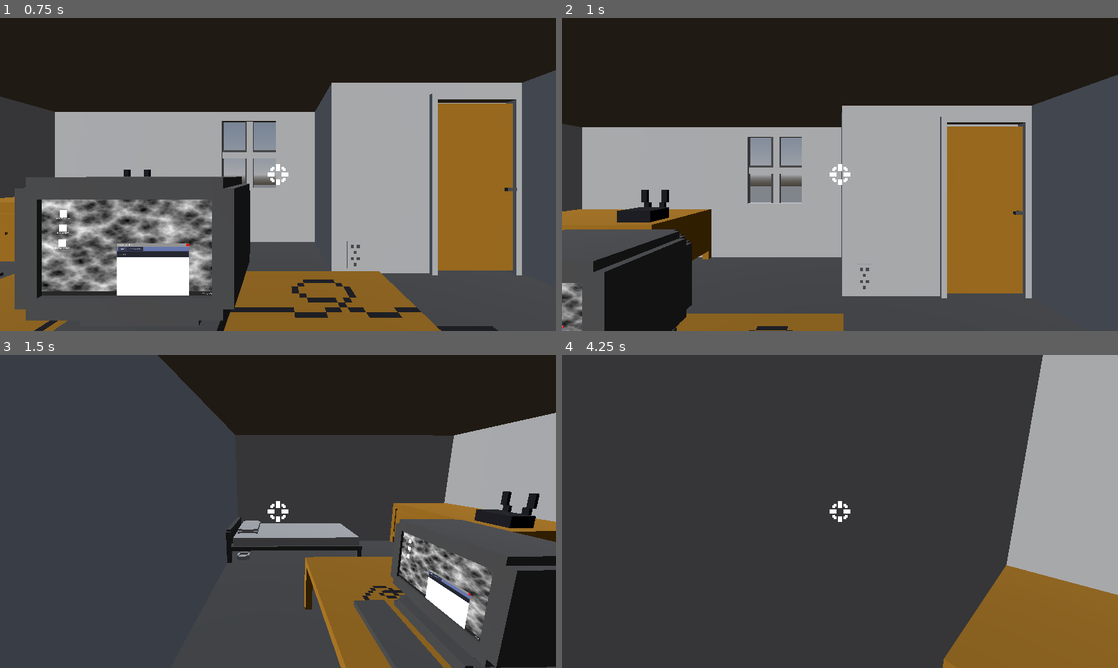
Above: before the commit, frames 1-4 (two rows, left to right).
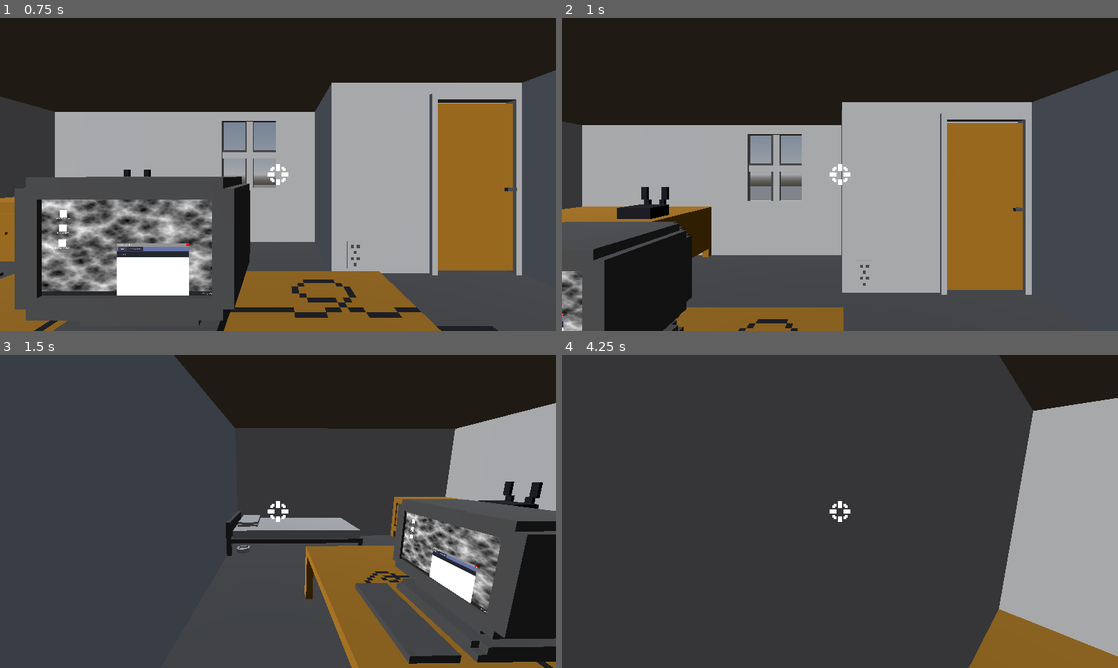
Above: after the commit, the same moments.

Repository: maxwaldman8/gmtk-2026
Game: Godot game, scene res://scenes/room.tscn
Two runs of this game, one before a commit and one after it. Both use one fixed random seed, a clock stepped at 60 frames per second and the inputs below.
Inputs (mouse positions are in pixels of both pictures, inside the frame that each line leads up to):
- Up to frame 1 (0.75 s): tap Enter at 0.5 s; move the mouse to (400, 158) at 0.52 s; press the mouse at (400, 158) at 0.53 s; hold D (right) from 0.53 s (still down)
- Up to frame 2 (1 s): keep holding D (right); tap Space (jump) at 0.77 s
- Up to frame 3 (1.5 s): move the mouse to (250, 511) at 1.27 s; release D (right) at 1.28 s; release the mouse at (250, 511) at 1.28 s; hold W (forward) from 1.28 s (still down); tap Shift (sprint) at 1.35 s
- Up to frame 4 (4.25 s): keep holding W (forward); tap Space (jump) at 1.52, 3.02, 3.77 s; move the mouse to (851, 505) at 2.02 s; press the mouse at (851, 505) at 2.03 s; move the mouse to (834, 517) at 2.77 s; release the mouse at (834, 517) at 2.78 s; tap Shift (sprint) at 2.85 s; move the mouse to (878, 514) at 3.52 s; press the mouse at (878, 514) at 3.53 s

Frame 1 is identical in both runs. In frame 2, 5.3% of the frame differs, in the area x 0-100%, y 16-100%; in frame 3, 14%, in the area x 28-100%, y 0-100%; in frame 4, 7.7%.

Commit message:
Added "cat" (uncoded)
and changed jump height to be lower

Diff:
--- a/game-game/scenes/room.tscn
+++ b/game-game/scenes/room.tscn
@@ -32,6 +32,7 @@
 [node name="Room" type="Node3D" unique_id=553723905]
 
 [node name="Player" parent="." unique_id=1813622507 node_paths=PackedStringArray("screen", "gui") instance=ExtResource("1_36trf")]
+JUMP_VELOCITY = 4.0
 screen = NodePath("../SubViewportContainer/SubViewport/Screen")
 gui = NodePath("../GUI")
 
--- /dev/null
+++ b/game-game/scripts/cat.gd
@@ -0,0 +1,11 @@
+extends Node
+
+
+# Called when the node enters the scene tree for the first time.
+func _ready() -> void:
+	pass # Replace with function body.
+
+
+# Called every frame. 'delta' is the elapsed time since the previous frame.
+func _process(delta: float) -> void:
+	pass
Not shown, added: game-game/scripts/cat.gd.uid
